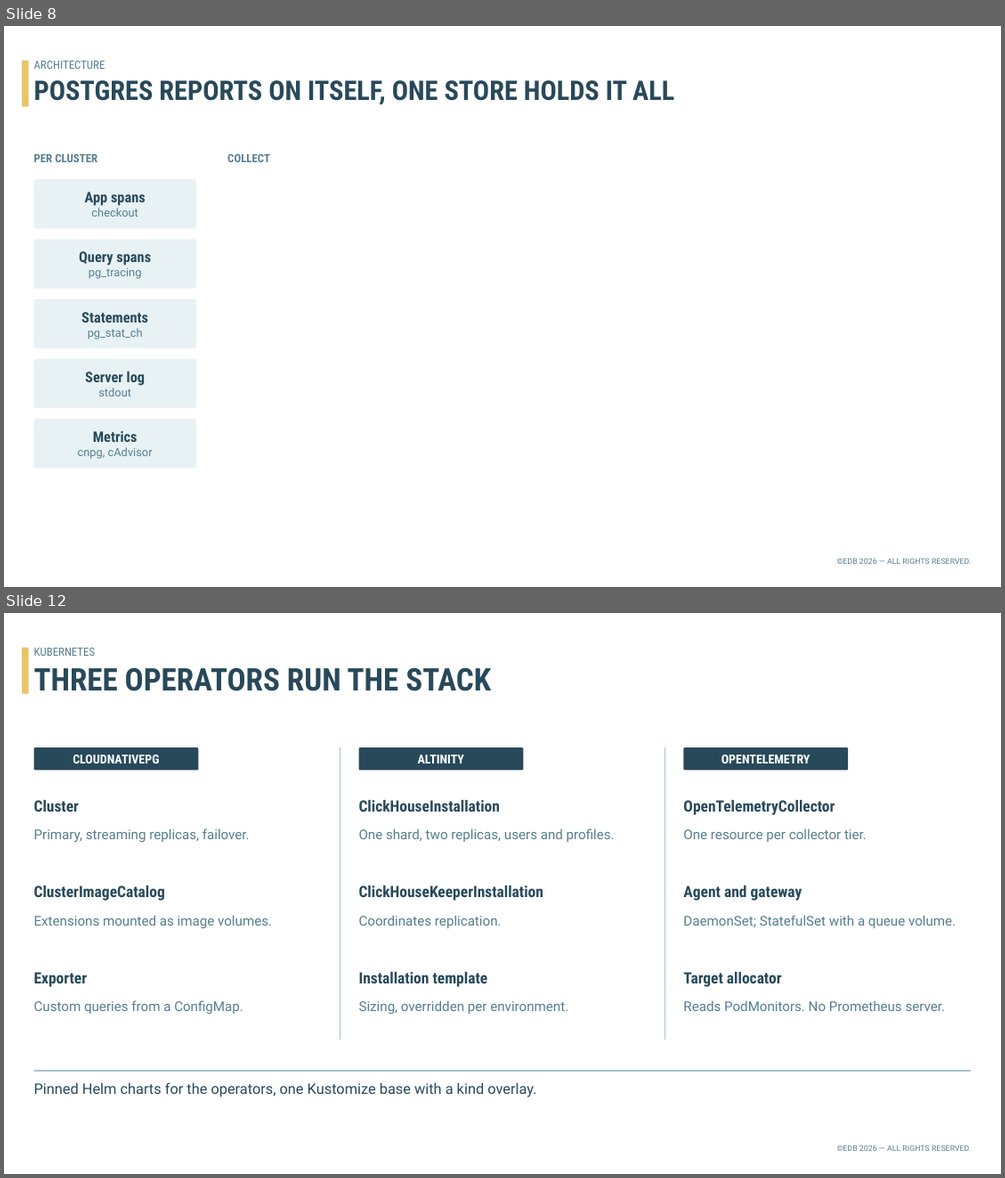
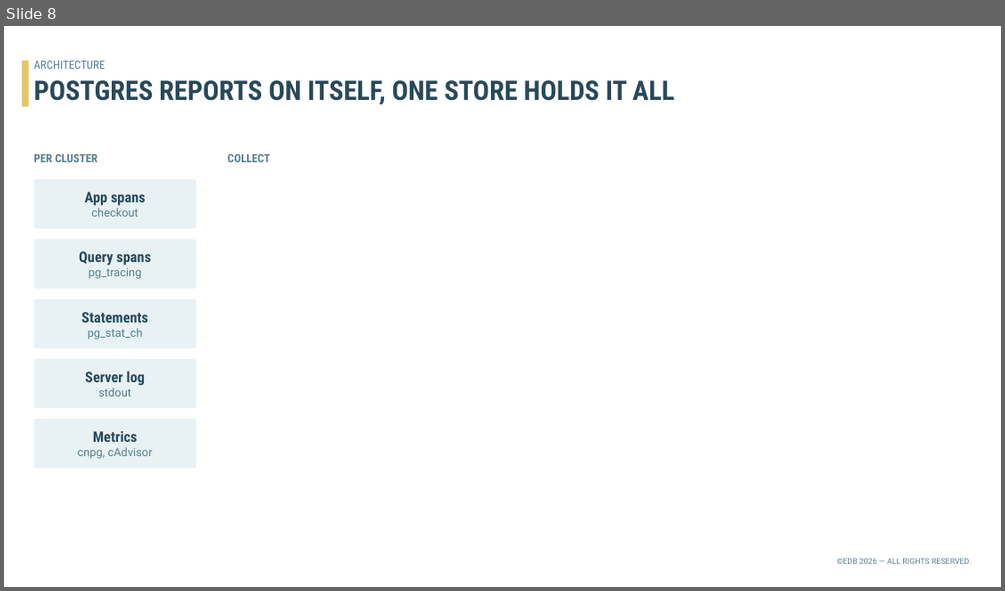
Before and after one commit to gabrosys/postgres-k8s-unified-o11y, a slide deck: slides/pg-unified-o11y.pptx. Shown one above the other, each under a label of ours: slides 8 and 12 before the commit, slide 8 after it; the slides between them are not shown. The pictures are 1005x1178 and 1005x591 pixels, drawn with LibreOffice and Linux fonts; fonts in the diff are those of the drawing; background and template pictures are left out. Boxes give left, top, right and bottom in pixels: in the first picture for what was removed or moved away, otherwise in the second. Text is boxed around its words. In the diff, an @@ line names an element or a change of style, - is before the commit and + after.

```diff
--- a/slides/pg-unified-o11y.pptx
+++ b/slides/pg-unified-o11y.pptx
@@ slide 12 removed at [4, 613, 1001, 1174], background #FFFFFF; not listed: 1 template element that a slide beside it also shows @@
@@ rectangle removed at [22, 648, 29, 694] @@
@@ text removed at [34, 648, 96, 656] @@
-KUBERNETES
@@ text removed at [34, 667, 491, 691] @@
-THREE OPERATORS RUN THE STACK
@@ rounded rectangle removed at [34, 747, 198, 770] @@
-CLOUDNATIVEPG
@@ line removed from (340, 747) to (340, 1039) @@
@@ rounded rectangle removed at [358, 747, 523, 770] @@
-ALTINITY
@@ line removed from (665, 747) to (665, 1039) @@
@@ rounded rectangle removed at [684, 747, 849, 770] @@
-OPENTELEMETRY
@@ text removed at [34, 800, 79, 811] @@
-Cluster
@@ text removed at [359, 800, 500, 811] @@
-ClickHouseInstallation
@@ text removed at [683, 800, 834, 815] @@
-OpenTelemetryCollector
@@ text removed at [34, 828, 250, 842] @@
-Primary, streaming replicas, failover.
@@ text removed at [359, 828, 615, 842] @@
-One shard, two replicas, users and profiles.
@@ text removed at [683, 828, 866, 842] @@
-One resource per collector tier.
@@ text removed at [34, 885, 165, 900] @@
-ClusterImageCatalog
@@ text removed at [359, 885, 544, 900] @@
-ClickHouseKeeperInstallation
@@ text removed at [683, 885, 802, 900] @@
-Agent and gateway
@@ text removed at [34, 915, 272, 928] @@
-Extensions mounted as image volumes.
@@ text removed at [359, 915, 502, 928] @@
-Coordinates replication.
@@ text removed at [683, 915, 955, 928] @@
-DaemonSet; StatefulSet with a queue volume.
@@ text removed at [34, 972, 88, 987] @@
-Exporter
@@ text removed at [359, 972, 488, 987] @@
-Installation template
@@ text removed at [683, 972, 782, 987] @@
-Target allocator
@@ text removed at [34, 1000, 243, 1013] @@
-Custom queries from a ConfigMap.
@@ text removed at [359, 1000, 568, 1013] @@
-Sizing, overridden per environment.
@@ text removed at [683, 1000, 946, 1011] @@
-Reads PodMonitors. No Prometheus server.
@@ line removed from (34, 1070) to (971, 1070) @@
@@ text removed at [34, 1082, 536, 1097] @@
-Pinned Helm charts for the operators, one Kustomize base with a kind overlay.
```
Also in this commit, not shown: 8 slides changed, 8 slides added, 5 other slides removed, 2 other files.
